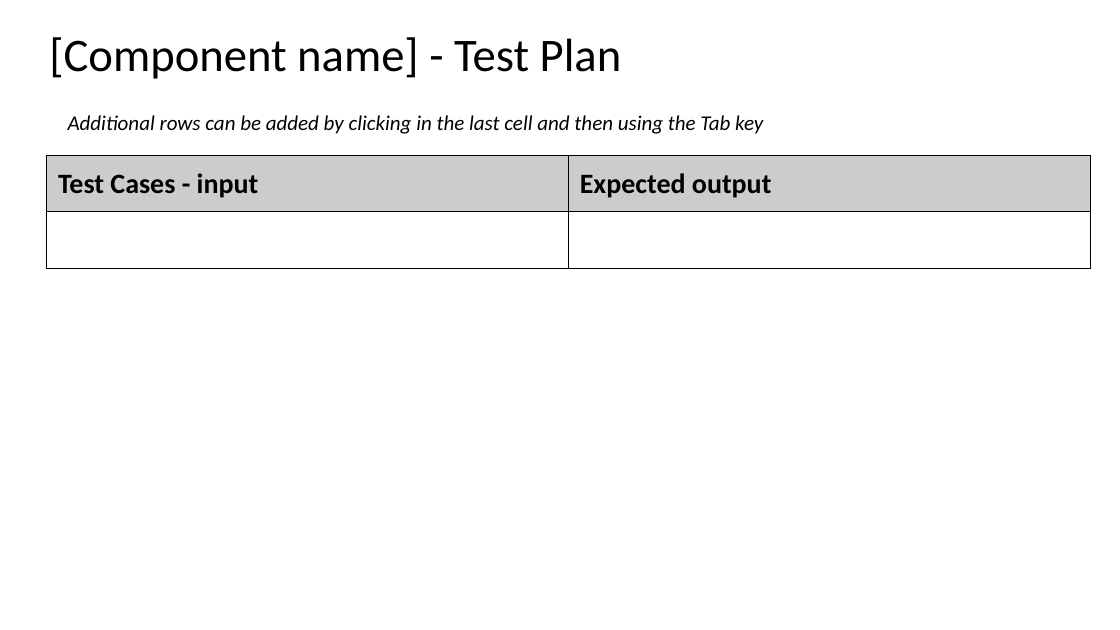
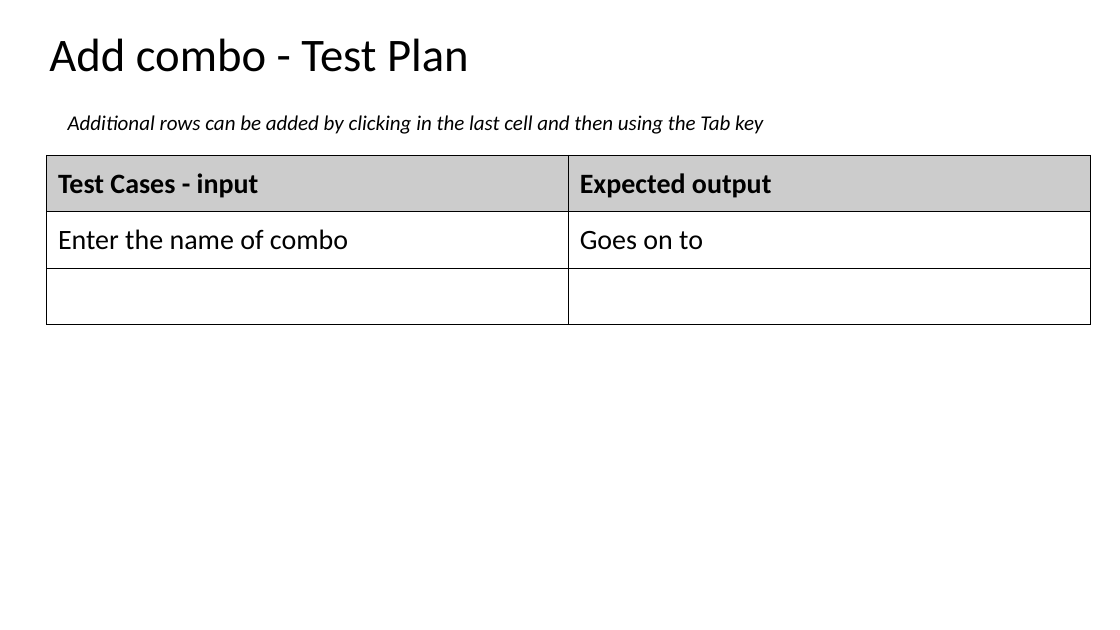
Before and after one commit to mgsthomasxu/pre-assessment, a slide deck: slide 6 of 2.7 and 2.8 Documentation Template .pptx. Drawn at 1120x630 pixels with LibreOffice and Linux fonts; fonts in the diff are those of the drawing. Boxes give left, top, right and bottom in pixels: in the first picture for what was removed or moved away, otherwise in the second. Text is boxed around its words. In the diff, an @@ line names an element or a change of style, - is before the commit and + after.

```diff
--- a/2.7 and 2.8 Documentation Template .pptx
+++ b/2.7 and 2.8 Documentation Template .pptx
@@ title at (49,38,469,72): text changed @@
-[Component name] - Test Plan
+Add combo - Test Plan
@@ table at (47,155,1091,323) @@
+row 2: Enter the name of combo | Goes on to
```
Also in this commit, not shown: 3 other slides changed, 3 other files.
